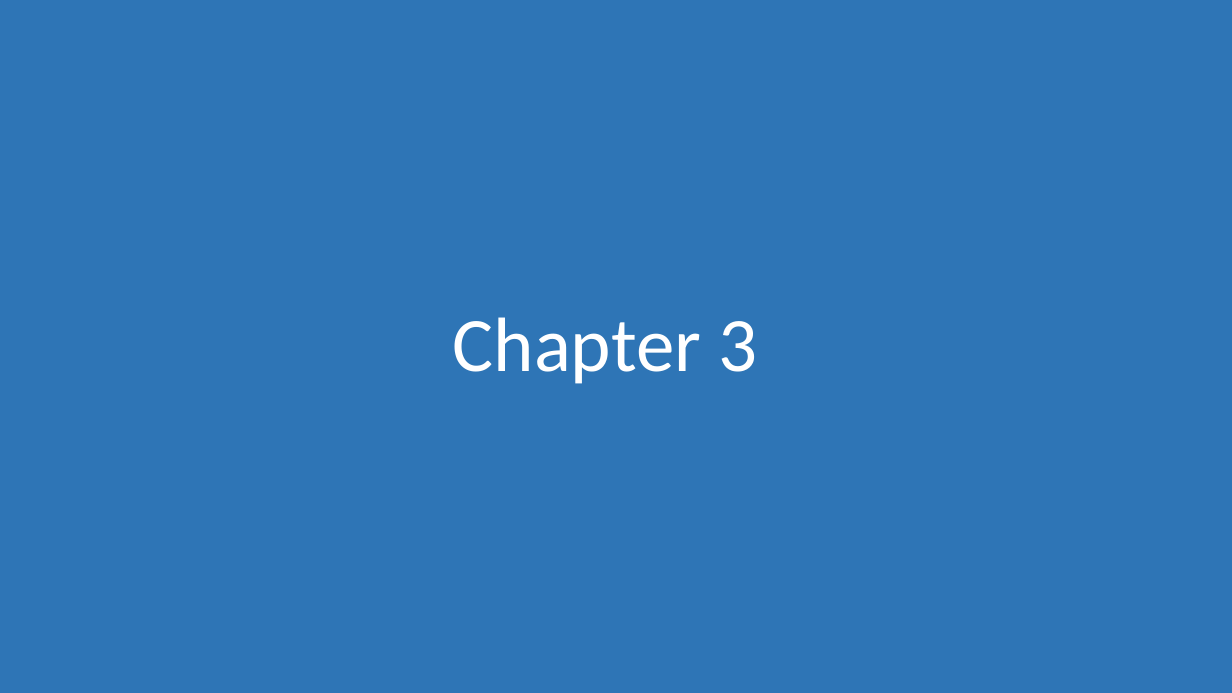
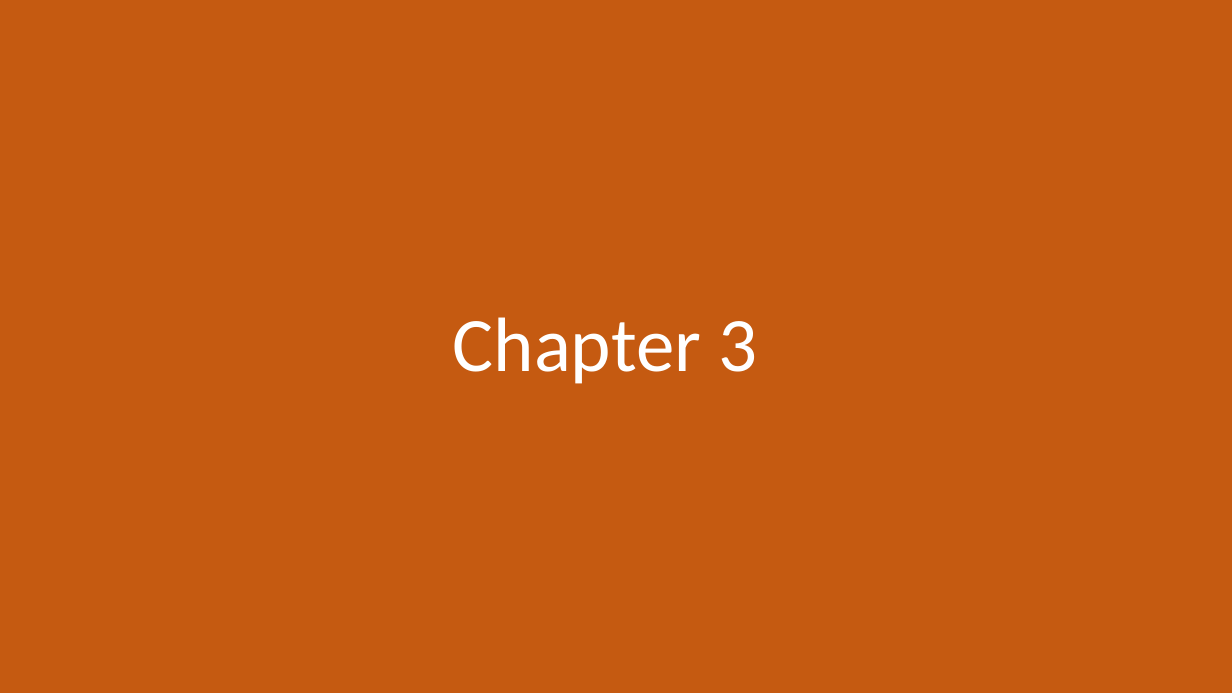
Before and after one commit to morkkis/PWD, a slide deck: slide 44 of presentations/Practical Web Dev.pptx. Drawn at 1232x693 pixels with LibreOffice and Linux fonts; fonts in the diff are those of the drawing. Boxes give left, top, right and bottom in pixels: in the first picture for what was removed or moved away, otherwise in the second. Text is boxed around its words. In the diff, an @@ line names an element or a change of style, - is before the commit and + after.

```diff
--- a/presentations/Practical Web Dev.pptx
+++ b/presentations/Practical Web Dev.pptx
@@ rectangle at <box>0,0,1232,693</box>: fill #2E75B6 to #C55A11 @@
```
Also in this commit, not shown: 2 other slides changed, 4 slides added, 2 other files.
